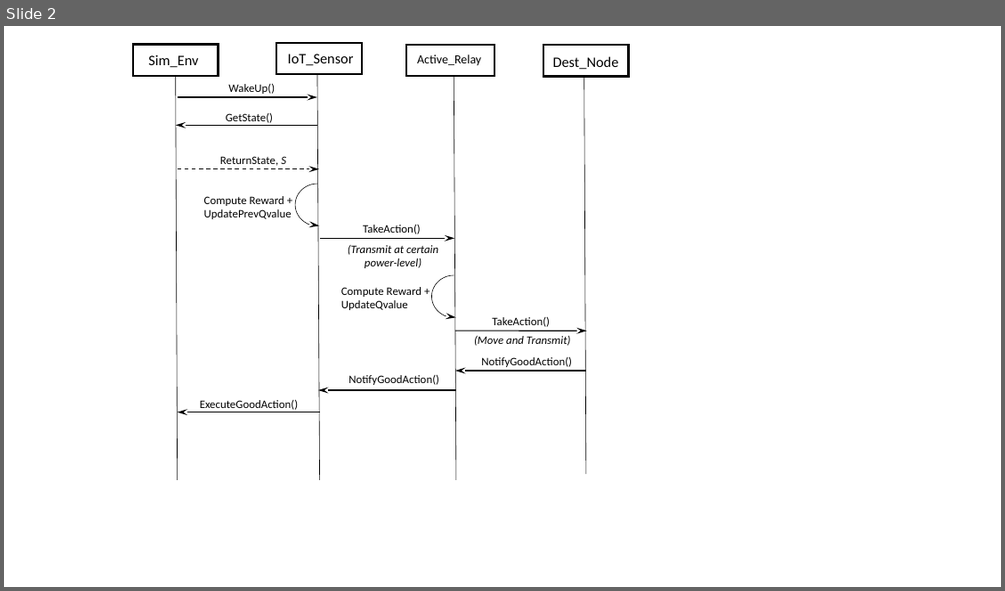
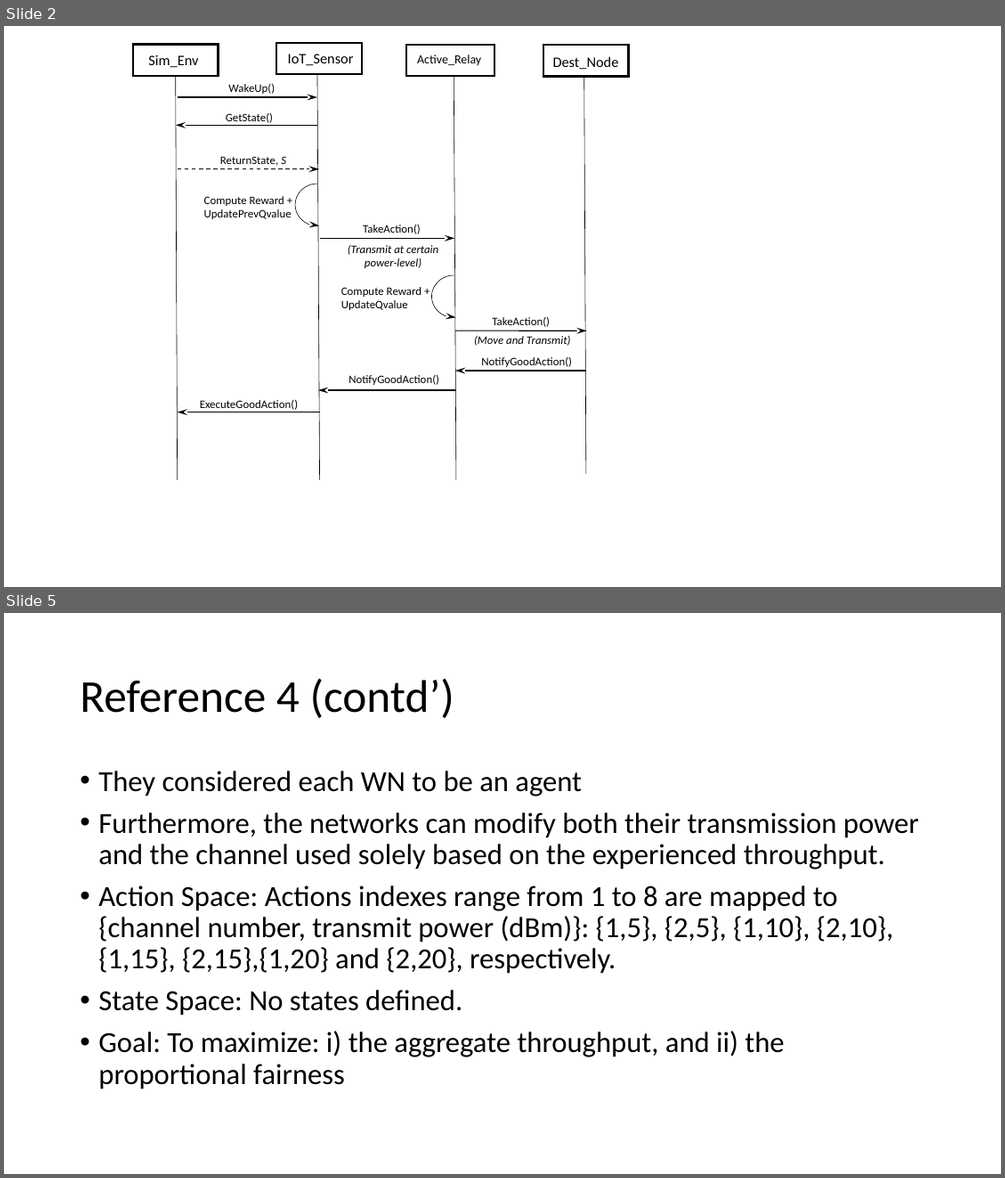
Before and after one commit to tunjiomoniwa/RLwork, a slide deck: UML IoT paper.pptx. Shown one above the other, each under a label of ours: slide 2 before the commit, slides 2 and 5 after it; the slides between them are not shown. The pictures are 1005x591 and 1005x1178 pixels, drawn with LibreOffice and Linux fonts; fonts in the diff are those of the drawing. Boxes give left, top, right and bottom in pixels: in the first picture for what was removed or moved away, otherwise in the second. Text is boxed around its words. In the diff, an @@ line names an element or a change of style, - is before the commit and + after.

```diff
--- a/UML IoT paper.pptx
+++ b/UML IoT paper.pptx
@@ slide 5 added at [4,613,1001,1174], background #FFFFFF @@
@@ title added at [80,678,454,718], 44 pt, text #000000 @@
+Reference 4 (contd’)
@@ text added at [98,771,919,1089], 28 pt, text #000000 @@
+• They considered each WN to be an agent
+• Furthermore, the networks can modify both their transmission power and the channel used solely based on the experienced throughput.
+• Action Space: Actions indexes range from 1 to 8 are mapped to {channel number, transmit power (dBm)}: {1,5}, {2,5}, {1,10}, {2,10}, {1,15}, {2,15},{1,20} and {2,20}, respectively.
+• State Space: No states defined.
+• Goal: To maximize: i) the aggregate throughput, and ii) the proportional fairness
```
Also in this commit, not shown: 1 slide changed, 10 other slides added, 9 other files.
